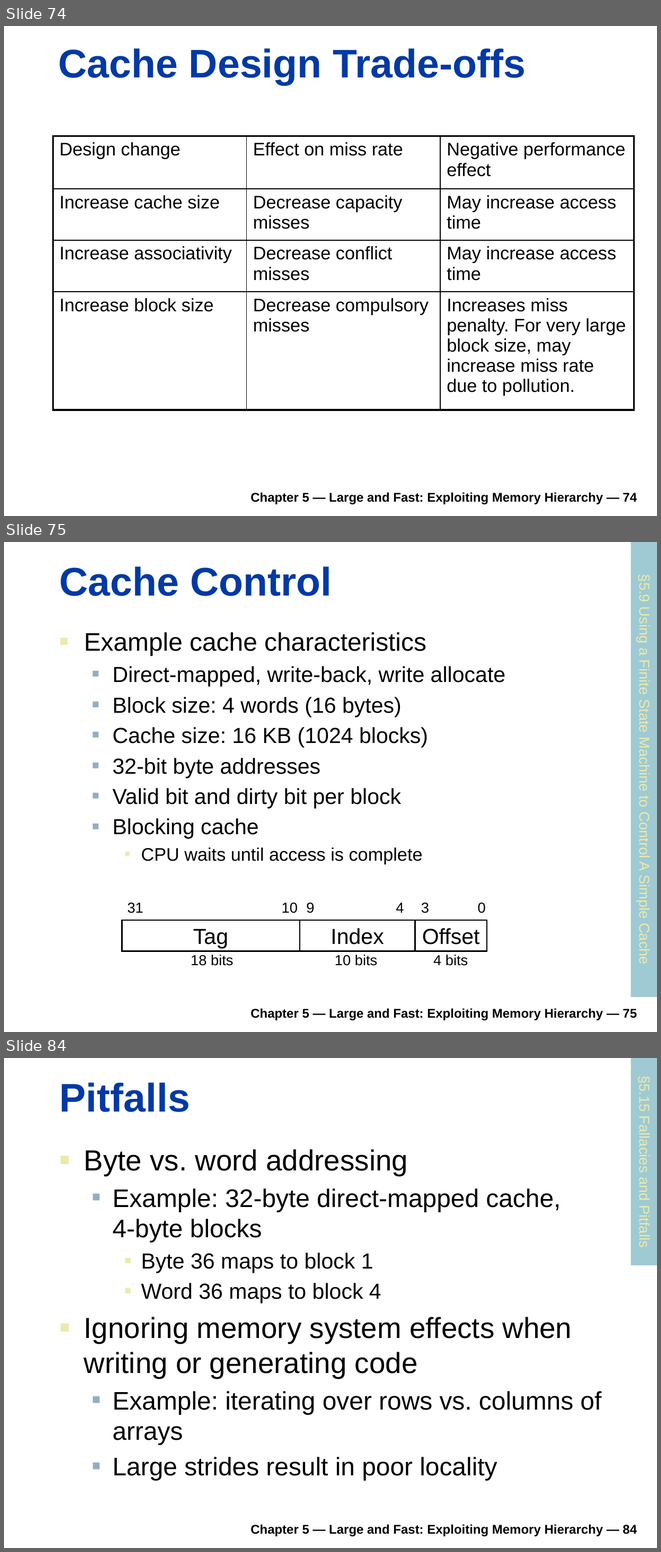
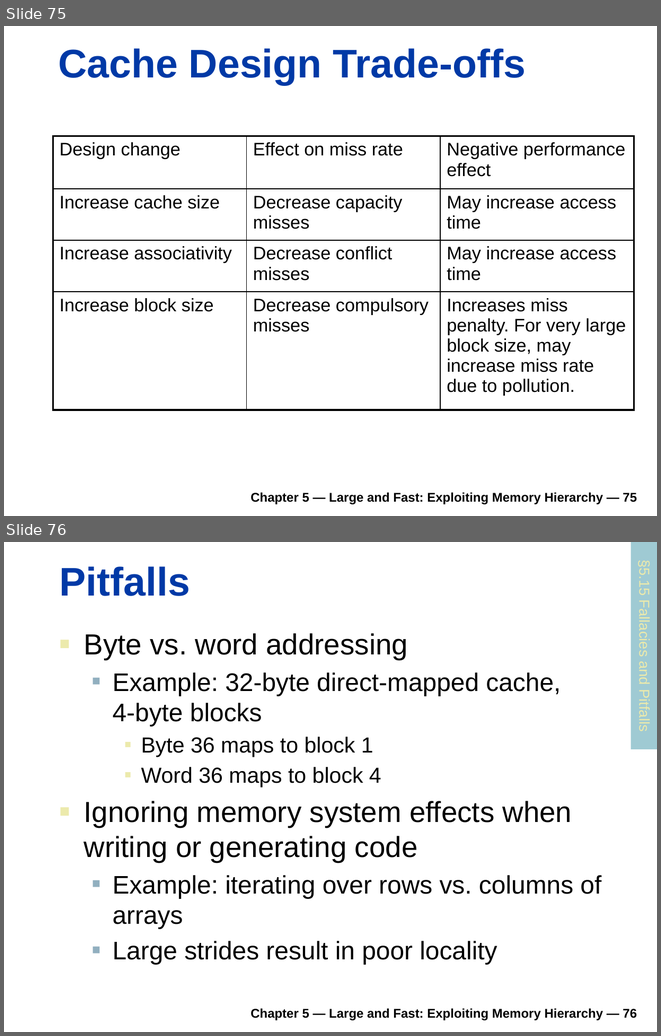
Before and after one commit to rifatshahriyar/rifatshahriyar.github.io, a slide deck: files/CSE305/CSE305_Chapter_5.pptx. Shown one above the other, each under a label of ours: slides 74, 75 and 84 before the commit, slides 75 and 76 after it; the slides between them are not shown. The pictures are 661x1552 and 661x1036 pixels, drawn with LibreOffice and Linux fonts; fonts in the diff are those of the drawing. Boxes give left, top, right and bottom in pixels: in the first picture for what was removed or moved away, otherwise in the second. Text is boxed around its words. In the diff, an @@ line names an element or a change of style, - is before the commit and + after.

Commit message:
CSE305 Chapter 5

```diff
--- a/files/CSE305/CSE305_Chapter_5.pptx
+++ b/files/CSE305/CSE305_Chapter_5.pptx
@@ slide 75 removed at [4, 542, 657, 1032], background #FFFFFF @@
@@ rectangle removed at [631, 542, 657, 997] @@
-§5.9 Using a Finite State Machine to Control A Simple Cache
@@ title removed at [60, 566, 332, 596] @@
-Cache Control
@@ text removed at [84, 632, 506, 864] @@
-■ Example cache characteristics
-  ■ Direct-mapped, write-back, write allocate
-  ■ Block size: 4 words (16 bytes)
-  ■ Cache size: 16 KB (1024 blocks)
-  ■ 32-bit byte addresses
-  ■ Valid bit and dirty bit per block
-  ■ Blocking cache
-    ■ CPU waits until access is complete
@@ group removed at [122, 902, 486, 965]: 9 texts, 3 rectangles @@
-Tag
-Index
-Offset
-0
-3
-4
-9
-10
-31
-4 bits
-10 bits
-18 bits
@@ text removed at [250, 1008, 637, 1020] @@
-Chapter 5 — Large and Fast: Exploiting Memory Hierarchy — 75
@@ what was slide 74 is now slide 75 @@
@@ text at [250, 492, 637, 504]: text changed @@
-Chapter 5 — Large and Fast: Exploiting Memory Hierarchy — 74
+Chapter 5 — Large and Fast: Exploiting Memory Hierarchy — 75
@@ what was slide 84 is now slide 76 @@
@@ text at [250, 1008, 637, 1020]: text changed @@
-Chapter 5 — Large and Fast: Exploiting Memory Hierarchy — 84
+Chapter 5 — Large and Fast: Exploiting Memory Hierarchy — 76
```
Also in this commit, not shown: 2 slides changed, 1 slide added, 8 other slides removed, 2 other files.
